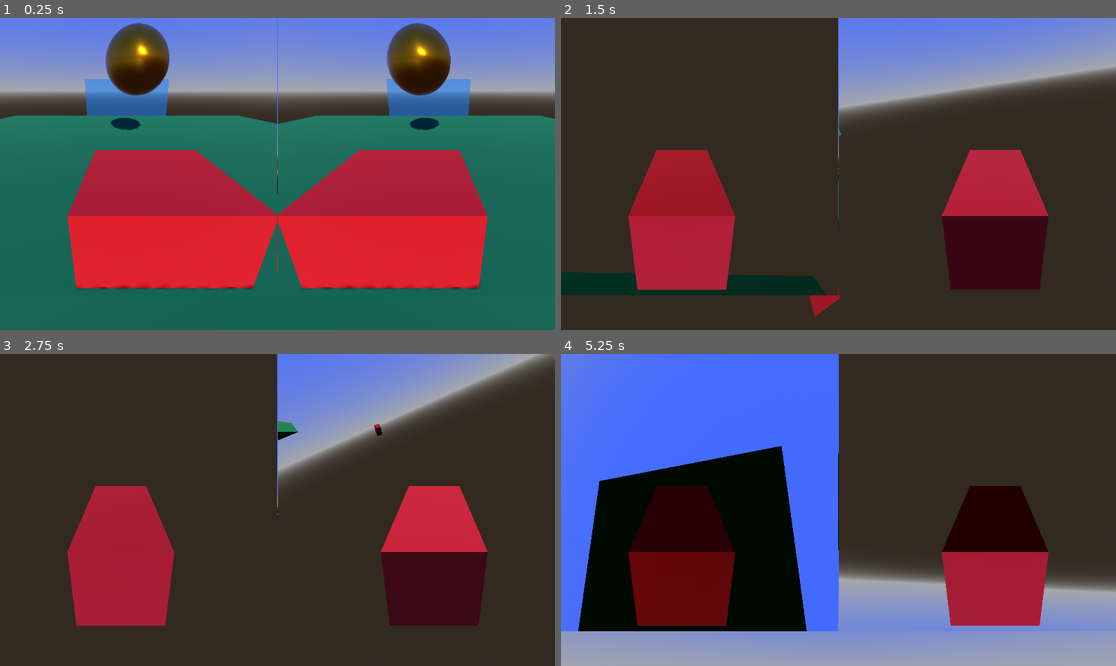
Above: before the commit, frames 1-4 (two rows, left to right).
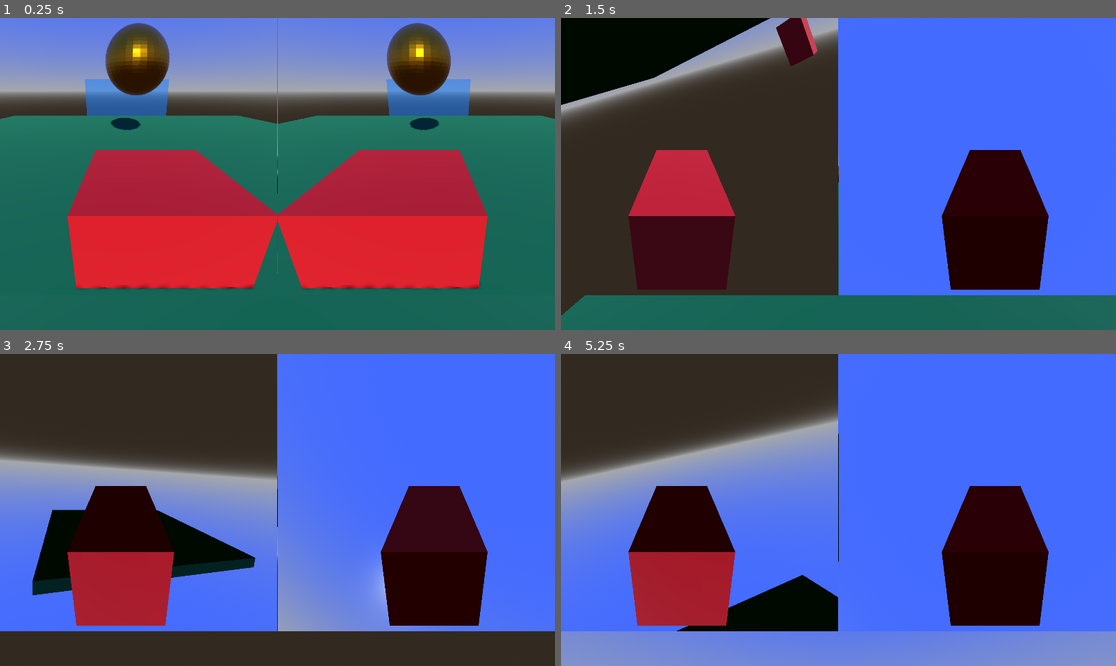
Above: after the commit, the same moments.

Repository: jcreek/CosmicClash
Game: Godot game, scene res://scenes/match.tscn
Two runs of this game, one before a commit and one after it. Both use one fixed random seed, a clock stepped at 60 frames per second and the inputs below.
Inputs:
- Up to frame 1 (0.25 s): no input
- Up to frame 2 (1.5 s): hold D (move_right) 0.53-1.28 s; hold Down (move_backward2) 0.53-1.28 s; hold S (move_backward) from 1.28 s (still down); tap Up (move_forward2) at 1.35 s
- Up to frame 3 (2.75 s): release S (move_backward) at 2.03 s; hold D (move_right) from 2.03 s (still down); hold Left (move_left2) from 2.03 s (still down)
- Up to frame 4 (5.25 s): release D (move_right) at 2.78 s; release Left (move_left2) at 2.78 s; hold W (move_forward) 2.78-3.53 s; tap Right (move_right2) at 2.85 s; hold Down (move_backward2) 3.53-4.28 s; hold A (move_left) 3.53-5.03 s; tap Up (move_forward2) at 4.35 s; hold S (move_backward) from 5.03 s (still down); hold Left (move_left2) from 5.03 s (still down)

The runs differ from the first frame. In frame 1, 0.4% of the frame differs, in the area x 19-82%, y 1-37%; in frame 2, 75%; in frame 3, 67%; in frame 4, 87%, in the area x 0-100%, y 0-100%.

Commit message:
fix(*): Change direction relative to player not the world

Diff:
--- a/Game/scripts/player1.gd
+++ b/Game/scripts/player1.gd
@@ -2,17 +2,28 @@
 
 func get_input_vector() -> Vector3:
 	var input_vector = Vector3.ZERO
-	if Input.is_action_pressed("move_forward"):
-		input_vector.z -= 1
-	if Input.is_action_pressed("move_backward"):
-		input_vector.z += 1
-	if Input.is_action_pressed("move_left"):
-		input_vector.x -= 1
-	if Input.is_action_pressed("move_right"):
-		input_vector.x += 1
-	if Input.is_action_pressed("move_up"):
-		input_vector.y += 1
-	if Input.is_action_pressed("move_down"):
-		input_vector.y -= 1
+	var camera_path = "/root/MatchNode3D/Players/GridContainer/SubViewportContainer/SubViewport/Player1/Camera3D"
+	var camera = get_node(camera_path)
 
-	return input_vector
+	if camera:
+		var camera_transform = camera.global_transform
+		var forward_direction = -camera_transform.basis.z
+		var right_direction = camera_transform.basis.x
+
+		if Input.is_action_pressed("move_forward"):
+			input_vector += forward_direction
+		if Input.is_action_pressed("move_backward"):
+			input_vector -= forward_direction
+		if Input.is_action_pressed("move_left"):
+			input_vector -= right_direction
+		if Input.is_action_pressed("move_right"):
+			input_vector += right_direction
+		if Input.is_action_pressed("move_up"):
+			input_vector.y += 1
+		if Input.is_action_pressed("move_down"):
+			input_vector.y -= 1
+
+		return input_vector.normalized()
+	else:
+		print("Camera not found")
+		return Vector3.ZERO
